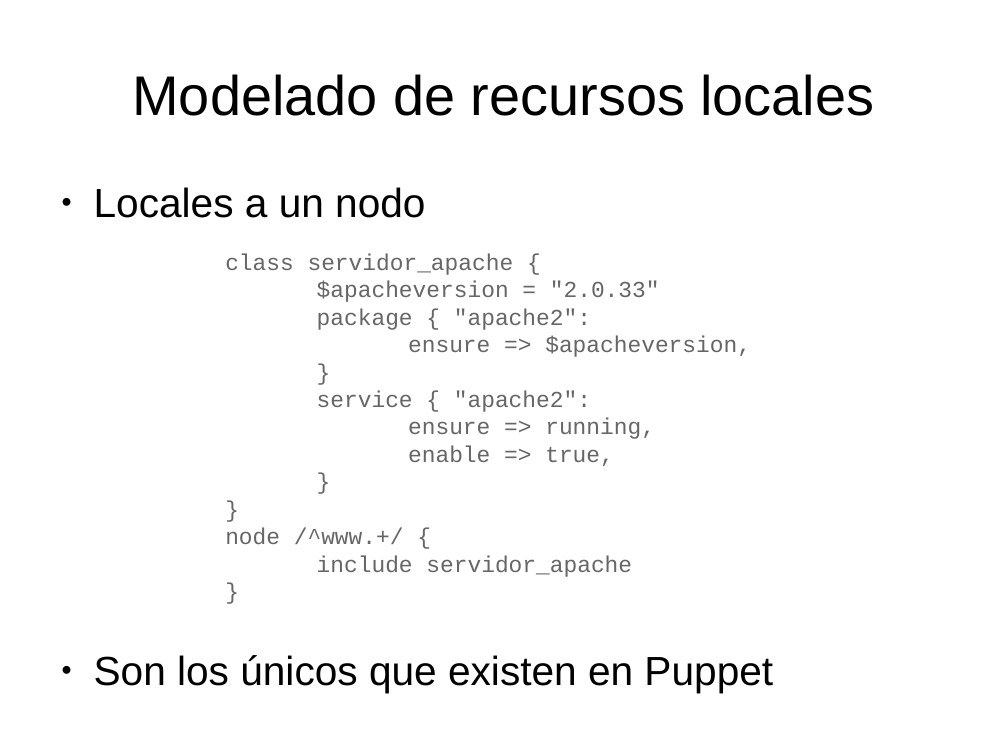
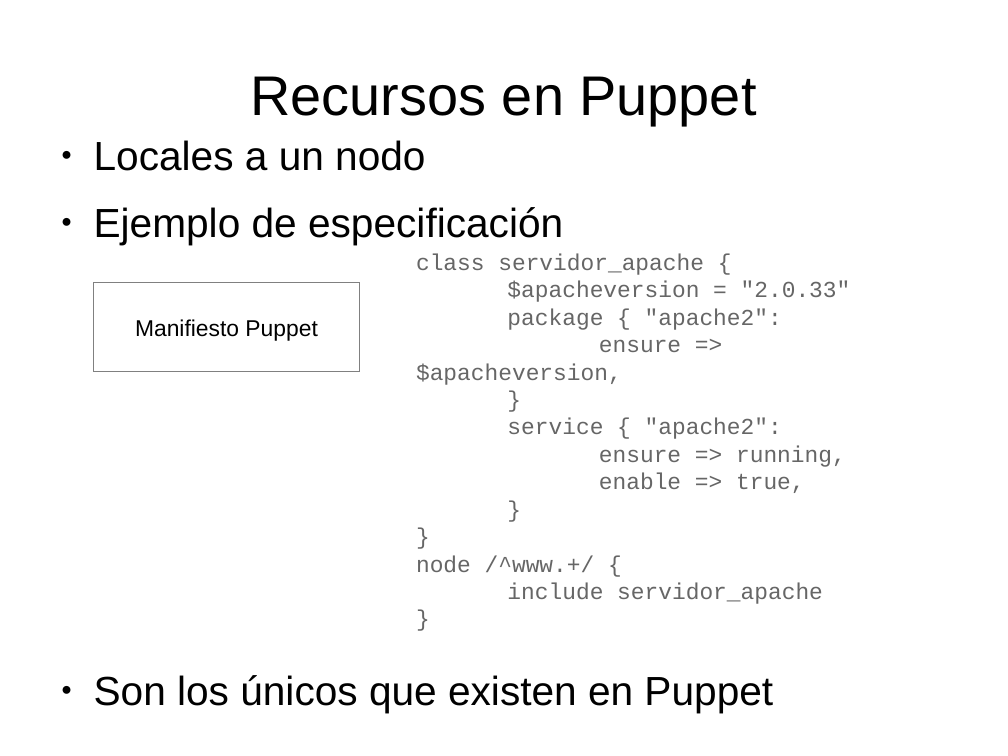
Before and after one commit to dcere/pfc, a slide deck: slide 7 of adm/presentacion/presentacion.odp. Drawn at 1008x756 pixels with LibreOffice and Linux fonts; fonts in the diff are those of the drawing. Boxes give left, top, right and bottom in pixels: in the first picture for what was removed or moved away, otherwise in the second. Text is boxed around its words. In the diff, an @@ line names an element or a change of style, - is before the commit and + after.

```diff
--- a/adm/presentacion/presentacion.odp
+++ b/adm/presentacion/presentacion.odp
@@ title at (251, 76, 757, 125): text changed @@
-Modelado de recursos locales
+Recursos en Puppet
@@ text "Locales a un nodo": place and size @@
-text "Locales a un nodo" at (94, 187, 773, 692)
+text "Locales a un nodo" at (94, 140, 773, 712)
@@ text at (94, 207, 563, 245): paragraph added @@
+● Ejemplo de especificación
@@ text "class servidor_apache {" rewrapped from (225, 253, 751, 577) to (416, 253, 851, 604) @@
@@ rectangle added at (93, 283, 359, 372), fill #FFFFFF, outline #808080 0 pt, 18 pt, text #000000 @@
+Manifiesto Puppet
```
Also in this commit, not shown: 11 other slides changed, 1 slide removed, 1 other file.
